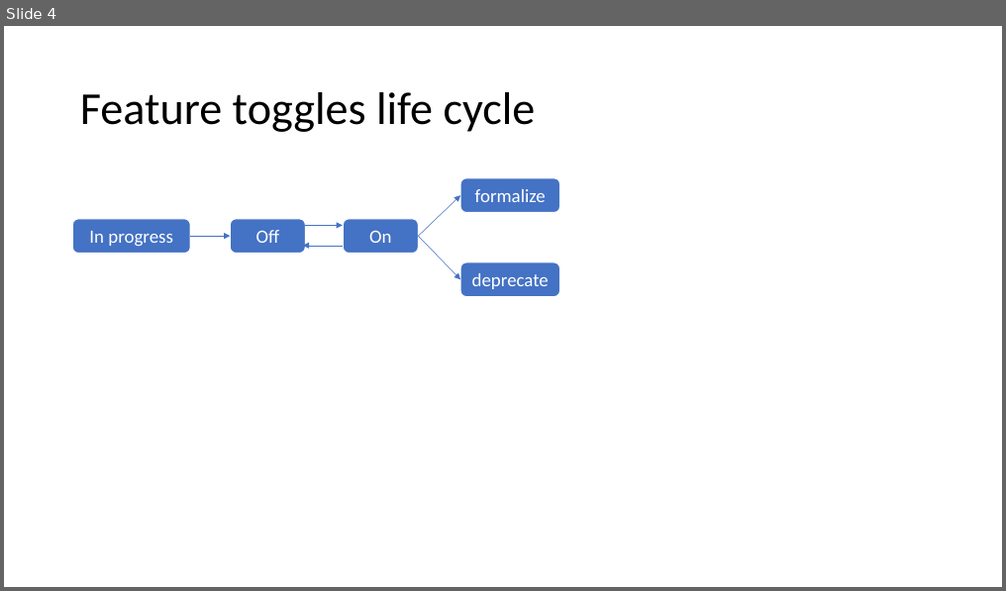
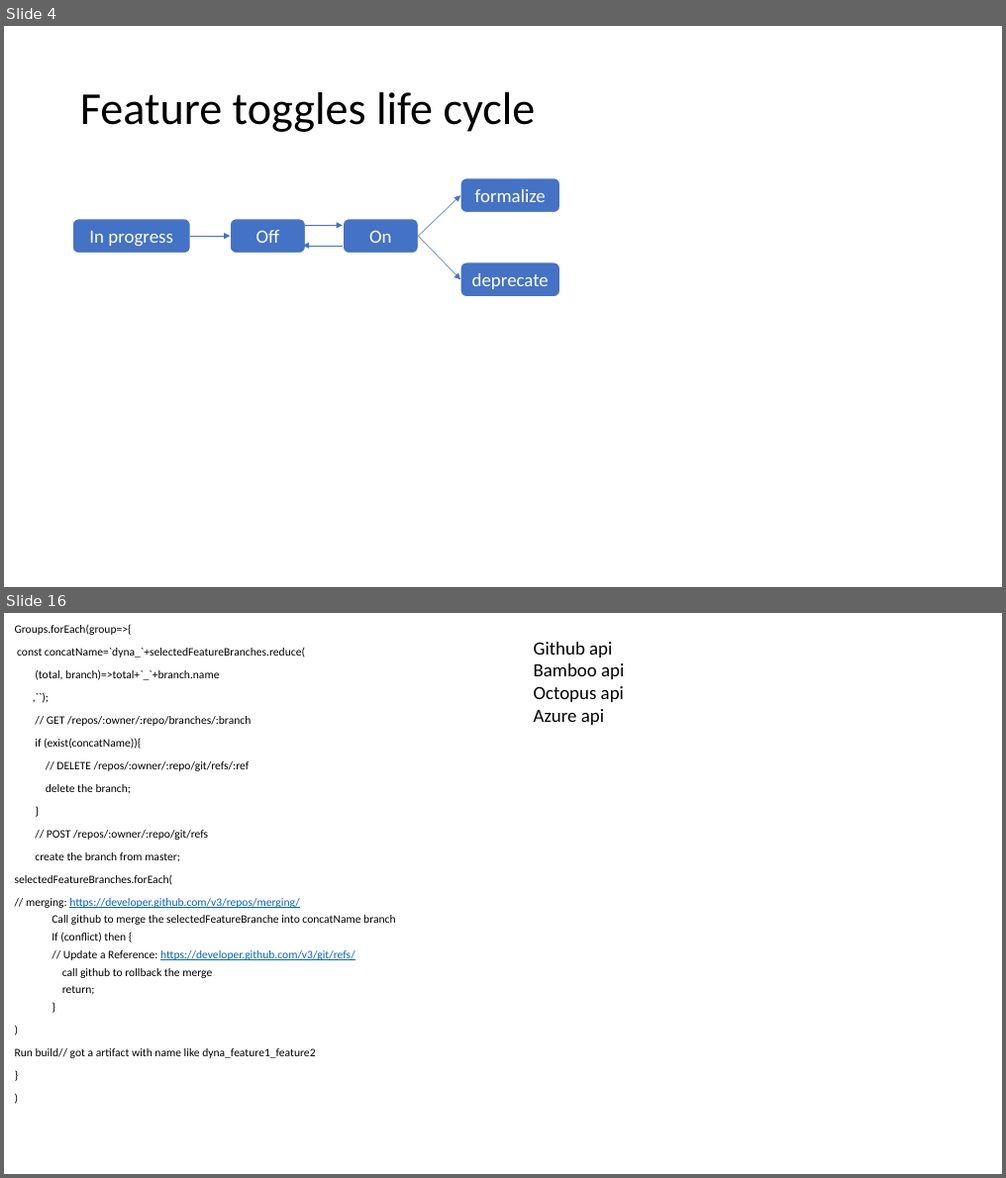
Before and after one commit to chaiyilin/featureToggling, a slide deck: featureToggles.pptx. Shown one above the other, each under a label of ours: slide 4 before the commit, slides 4 and 16 after it; the slides between them are not shown. The pictures are 1006x591 and 1006x1178 pixels, drawn with LibreOffice and Linux fonts; fonts in the diff are those of the drawing. Boxes give left, top, right and bottom in pixels: in the first picture for what was removed or moved away, otherwise in the second. Text is boxed around its words. In the diff, an @@ line names an element or a change of style, - is before the commit and + after.

```diff
--- a/featureToggles.pptx
+++ b/featureToggles.pptx
@@ slide 16 added at (x1=4, y1=613, x2=1002, y2=1174), background #FFFFFF @@
@@ text added at (x1=15, y1=624, x2=395, y2=1059), 11 pt, text #000000 @@
+Groups.forEach(group=>{
+const concatName=`dyna_`+selectedFeatureBranches.reduce(
+(total, branch)=>total+`_`+branch.name
+,``);
+// GET /repos/:owner/:repo/branches/:branch
+if (exist(concatName)){
+// DELETE /repos/:owner/:repo/git/refs/:ref
+delete the branch;
+}
+// POST /repos/:owner/:repo/git/refs
+create the branch from master;
+selectedFeatureBranches.forEach(
+// merging: https://developer.github.com/v3/repos/merging/
+  Call github to merge the selectedFeatureBranche into concatName branch
+  If (conflict) then {
+  // Update a Reference: https://developer.github.com/v3/git/refs/
+  call github to rollback the merge
+  return;
+  }
+)
+Run build// got a artifact with name like dyna_feature1_feature2
+}
+)
@@ text added at (x1=534, y1=642, x2=624, y2=725), 18 pt, text #000000 @@
+Github api
+Bamboo api
+Octopus api
+Azure api
```
Also in this commit, not shown: 3 slides changed, 13 other slides added, 4 slides removed.
